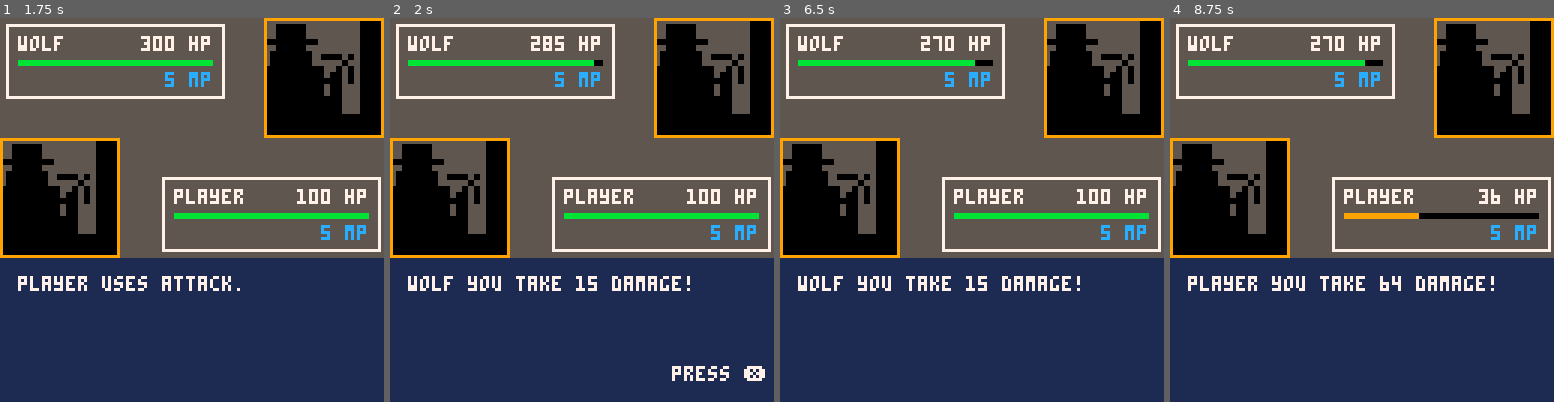
Above: before the commit, frames 1-4 (left to right).
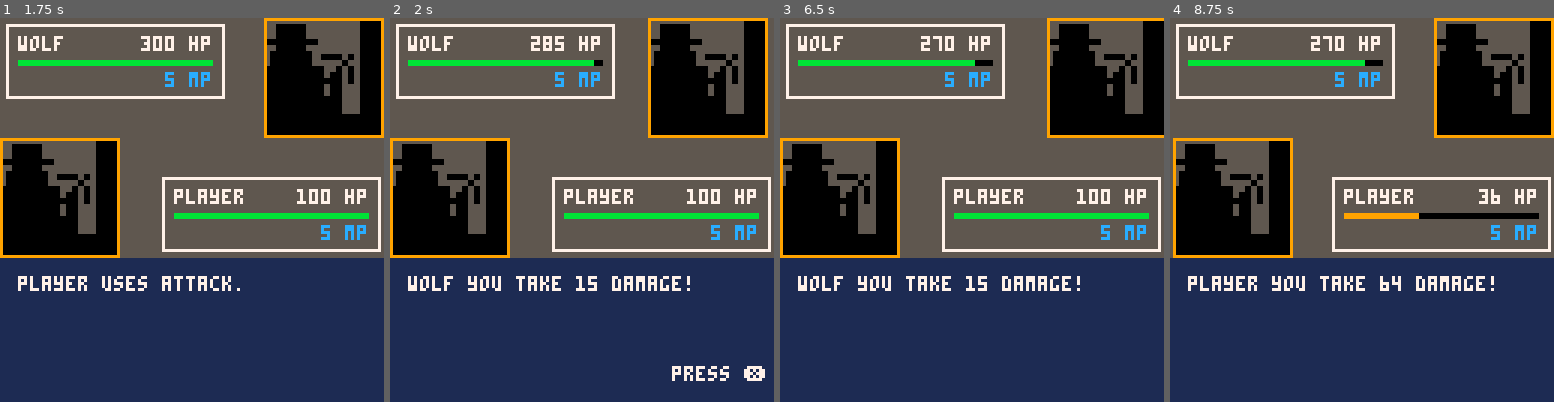
Above: after the commit, the same moments.

Repository: pixegami/wolfhunter
Game: PICO-8 cartridge moonshot.p8
Same seed, same stepped clock (60 frames per second), same inputs: the game is played once before the commit and once after it.
Inputs:
- Up to frame 1 (1.75 s): tap X (X key) at 0.33, 1.07 s; tap O (Z key) at 0.7, 1.7 s; hold Right from 1.6 s (still down)
- Up to frame 2 (2 s): keep holding Right; tap X (X key) at 1.85 s
- Up to frame 3 (6.5 s): release Right at 2.1 s; tap O (Z key) every 0.4 s from 2.1 to 6.1 s; hold Up 2.15-2.42 s; hold Right 2.47-3.03 s; tap X (X key) every 1.12 s from 2.97 to 6.32 s; hold Left 3.08-3.58 s; hold Down 3.63-3.97 s; hold Right 4.02-4.68 s; hold Up 4.73-5.03 s; hold Left 5.08-5.68 s; hold Down 5.73-6.03 s; hold Right from 6.08 s (still down)
- Up to frame 4 (8.75 s): tap O (Z key) every 0.4 s from 6.5 to 8.5 s; release Right at 6.58 s; hold Right 6.63-7.13 s; hold Up 7.18-7.45 s; tap X (X key) at 7.43, 8.55 s; hold Right 7.5-8.07 s; hold Left 8.12-8.62 s; hold Down from 8.67 s (still down)

Frame 1 is identical in both runs. In frame 2, 2.7% of the frame differs, in the area x 67-100%, y 0-32%; in frame 3, 1.4%; in frame 4, 1.6%.

Commit message:
Added basic character animation system

Diff:
--- a/moonshot.p8
+++ b/moonshot.p8
@@ -72,6 +72,9 @@
     max_mana=5,
     items=items,
 
+    -- used to animate the unit
+    animation=nil,
+
     -- event management
     event_pool=event_pool,
     event_queue={},
@@ -131,6 +134,10 @@
     this.block = 0
     this.bleed -= 1
     this.blind -= 1
+  end
+
+  unit.animate = function(this, animation)
+    this.animation = animation
   end
 
   return unit
@@ -348,6 +355,7 @@
 function new_recovery_event(unit, heal_value)
   local event = new_info_event(unit.name.." recovers "..heal_value.." hp.", true)
   event.action = function(this)
+    unit:animate(new_heal_animation())
     unit.hp += heal_value
   end
   return event
@@ -457,6 +466,7 @@
   local dmg_event = new_event("damage", desc, true)
   dmg_event.action = function(this)
     unit.hp -= value
+    unit:animate(new_hit_animation())
     if unit.hp <= 0 then
       unit.hp = 0
       sequence:insert(new_end_combat_event())
@@ -664,6 +674,64 @@
 end
 
 -->8
+-- animation
+function new_animation(loop_length)
+  local animation = {
+    name = "default",
+    n = 0,
+    loop_length = loop_length,
+    frames_left = 15,
+    is_visible = true,
+    x = 0,
+    y = 0,
+    color = 0,
+  }
+
+  animation.update = function(this)
+    this.n += 1
+    this.frames_left -= 1
+    this:render()
+  end
+
+  animation.has_ended = function(this)
+    return this.frames_left <= 0
+  end
+
+  animation.loop_frame = function(this, n)
+    return this.n % this.loop_length == n
+  end
+
+  animation.render = function(this)
+  end
+
+  return animation
+end
+
+function new_hit_animation()
+  local animation = new_animation(6)
+  animation.render = function(this)
+    this.color = 0
+    if this:loop_frame(0) then this.color = 7 end
+    if this:loop_frame(1) then this.color = 14 end
+    if this:loop_frame(2) then this.color = 8 end
+
+    this.x = sin(this.n/3.15) * 2
+  end
+  return animation
+end
+
+function new_heal_animation()
+  local animation = new_animation(5)
+  animation.render = function(this)
+    this.color = 0
+    if this:loop_frame(0) then this.color = 7 end
+    if this:loop_frame(1) then this.color = 11 end
+    if this:loop_frame(2) then this.color = 3 end
+  end
+  return animation
+end
+
+-->8
 --rendering
 
 function draw_caret(caret_text)
@@ -739,11 +807,13 @@
 
   local spr_blocks = 5
   local spr_size = spr_blocks * 8
+
   palt(0, false)
   palt(7, true)
 
   pos_x = 0
   pos_y = 5
+  is_visible = true
 
   if is_inverted then
     spr_x = 128 - spr_size
@@ -755,7 +825,20 @@
     pos_x = spr_size
   end
 
-  spr(1, spr_x, spr_y, spr_blocks, spr_blocks) -- draw player sprite
+  -- apply unit animation
+  if unit.animation then
+    unit.animation:update()
+    is_visible = unit.animation.is_visible
+    pal(0, unit.animation.color)
+    spr_x += unit.animation.x
+    spr_y += unit.animation.y
+    if unit.animation:has_ended() then unit.animation = nil end
+  end
+
+  -- draw the unit and reset the palettes
+  if is_visible then spr(1, spr_x, spr_y, spr_blocks, spr_blocks) end -- draw player sprite
+  pal()
+
   draw_status_box(unit, pos_x, is_inverted)
 end
 
